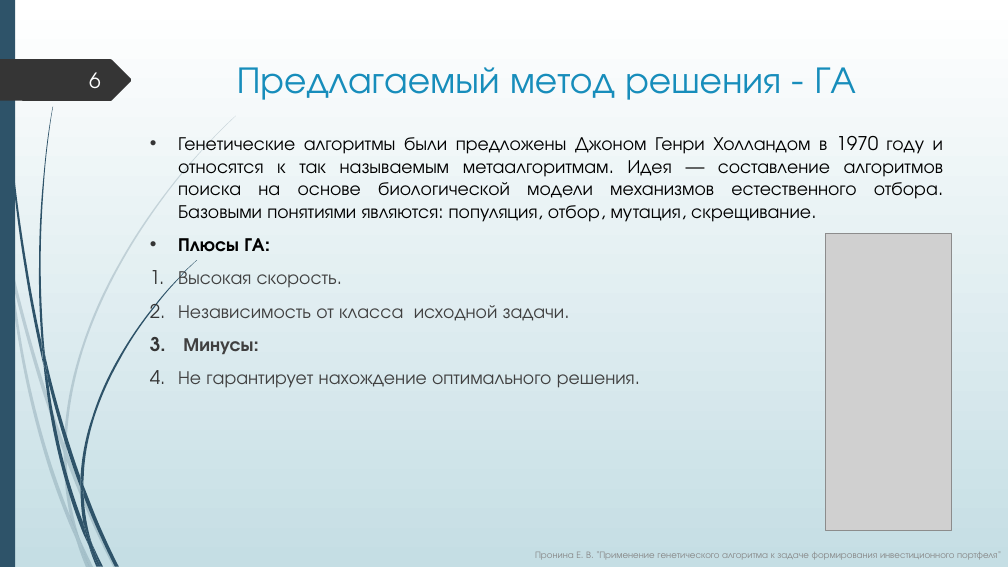
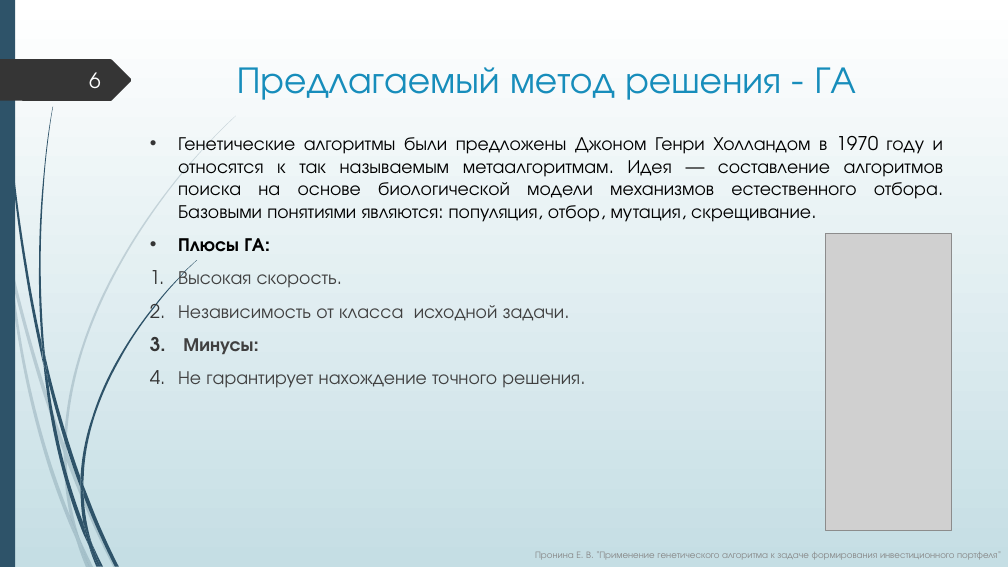
Before and after one commit to ElizJogar/Knapsack-Problems, a slide deck: slide 6 of diploma.pptx. Drawn at 1008x567 pixels with LibreOffice and Linux fonts; fonts in the diff are those of the drawing; grey boxes stand for pictures. Boxes give left, top, right and bottom in pixels: in the first picture for what was removed or moved away, otherwise in the second. Text is boxed around its words. In the diff, an @@ line names an element or a change of style, - is before the commit and + after.

```diff
--- a/diploma.pptx
+++ b/diploma.pptx
@@ text at (x1=178, y1=371, x2=580, y2=388): text changed @@
-4. Не гарантирует нахождение оптимального решения.
+4. Не гарантирует нахождение точного решения.
```
Also in this commit, not shown: 1 other slide changed, 19 other files.
